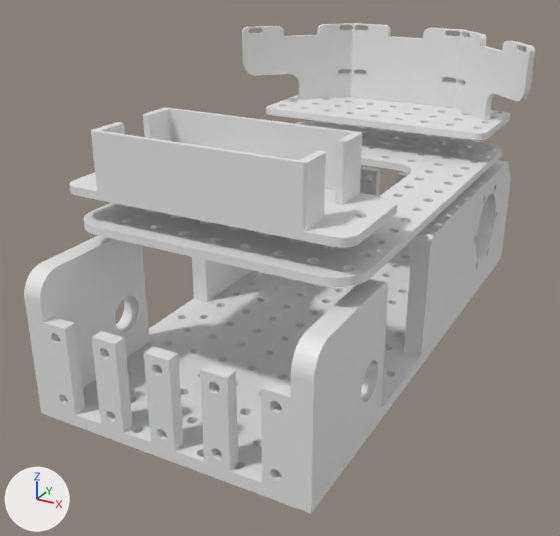
A saved change to the glTF model 3D_Models/assembled_model.glb.
Camera for both pictures: a 50 mm lens placed at (126.0, -196.0, 123.0), pointed at (8.0, 18.0, 16.0). The axes (+X, +Y, +Z) are drawn at lower left. The lights are the same throughout. The first picture is the older version. Where no turn or scale is listed for an object, it has been applied to the vertices.

In view in the first picture: 'Aurdino mtg', 'Battery mtg', 'New-MAIN CHASIS', 'sensor mtg plate'.
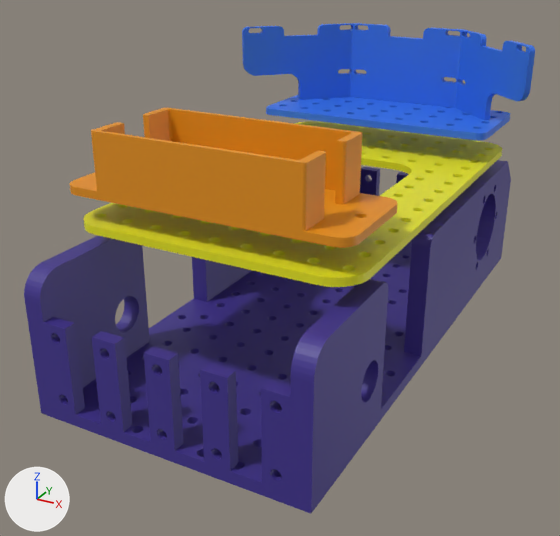
Where the change shows, as pixel boxes [x1, y1, x2, y2] in the pictures (560 x 536 px):
'New-MAIN CHASIS', recoloured (white to blue)
    both: [24, 160, 511, 513]
'Battery mtg', recoloured (white to orange)
    both: [70, 108, 397, 248]
'sensor mtg plate', recoloured (white to blue)
    both: [242, 23, 535, 140]
'Aurdino mtg', recoloured (white to yellow)
    both: [84, 121, 502, 287]

Diff of the bpy script that builds the scene:
```diff
--- a/3D_Models/assembled_model.glb.py
+++ b/3D_Models/assembled_model.glb.py
@@ mat_material_002 @@
+mat_material_002 = principled_material('Material.002')
+mat_material_002.base_color = (0.0321, 0.166, 0.8)  # blue #3271e7
@@ mat_material_001 @@
+mat_material_001 = principled_material('Material.001')
+mat_material_001.base_color = (0.0519, 0.0317, 0.271)  # blue #40328e
@@ mat_material_004 @@
+mat_material_004 = principled_material('Material.004')
+mat_material_004.base_color = (0.8, 0.287, 0.00584)  # orange #e79212
@@ mat_material_003 @@
+mat_material_003 = principled_material('Material.003')
+mat_material_003.base_color = (0.8, 0.786, 0.00841)  # yellow #e7e517
@@ me_aurdino_mtg @@
 me_aurdino_mtg.from_pydata(...)  # 7320 vertices, 15024 faces; spans x 0.0..90.0, y 0.0..148.0, z -2.5..0.0
+me_aurdino_mtg.materials.append(mat_material_003)  # yellow #e7e517
@@ me_battery_mtg @@
 me_battery_mtg.from_pydata(...)  # 1436 vertices, 2924 faces; spans x 0.0..90.0, y -34.0..0.0, z 0.0..19.5
+me_battery_mtg.materials.append(mat_material_004)  # orange #e79212
@@ me_new_main_chasis @@
 me_new_main_chasis.from_pydata(...)  # 12058 vertices, 24740 faces; spans x -90.0..0.0, y 0.0..185.0, z 13.0..60.0
+me_new_main_chasis.materials.append(mat_material_001)  # blue #40328e
@@ me_sensor_mtg_plate @@
 me_sensor_mtg_plate.from_pydata(...)  # 3934 vertices, 8048 faces; spans x 0.0..114.7, y -40.0..0.0, z 0.0..32.5
+me_sensor_mtg_plate.materials.append(mat_material_002)  # blue #3271e7
```
